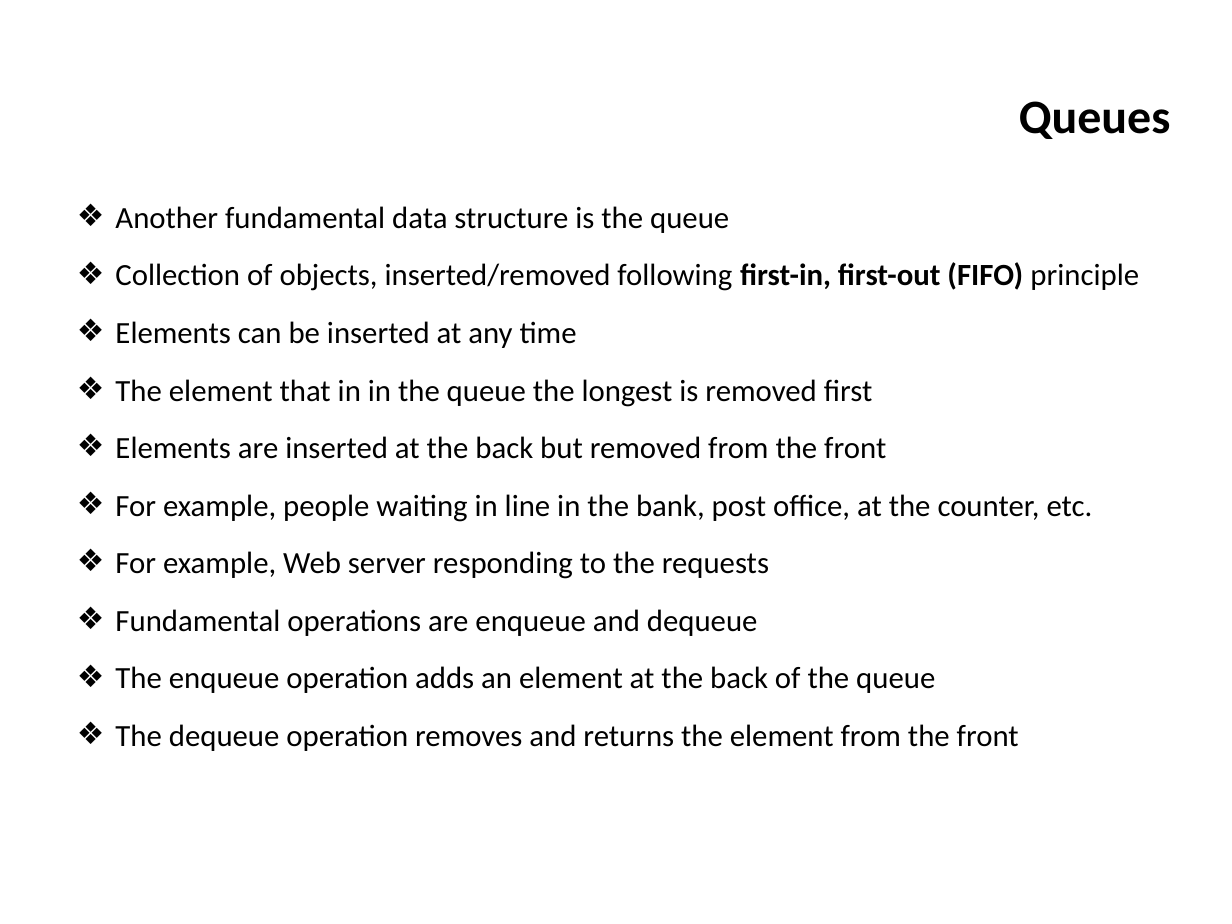
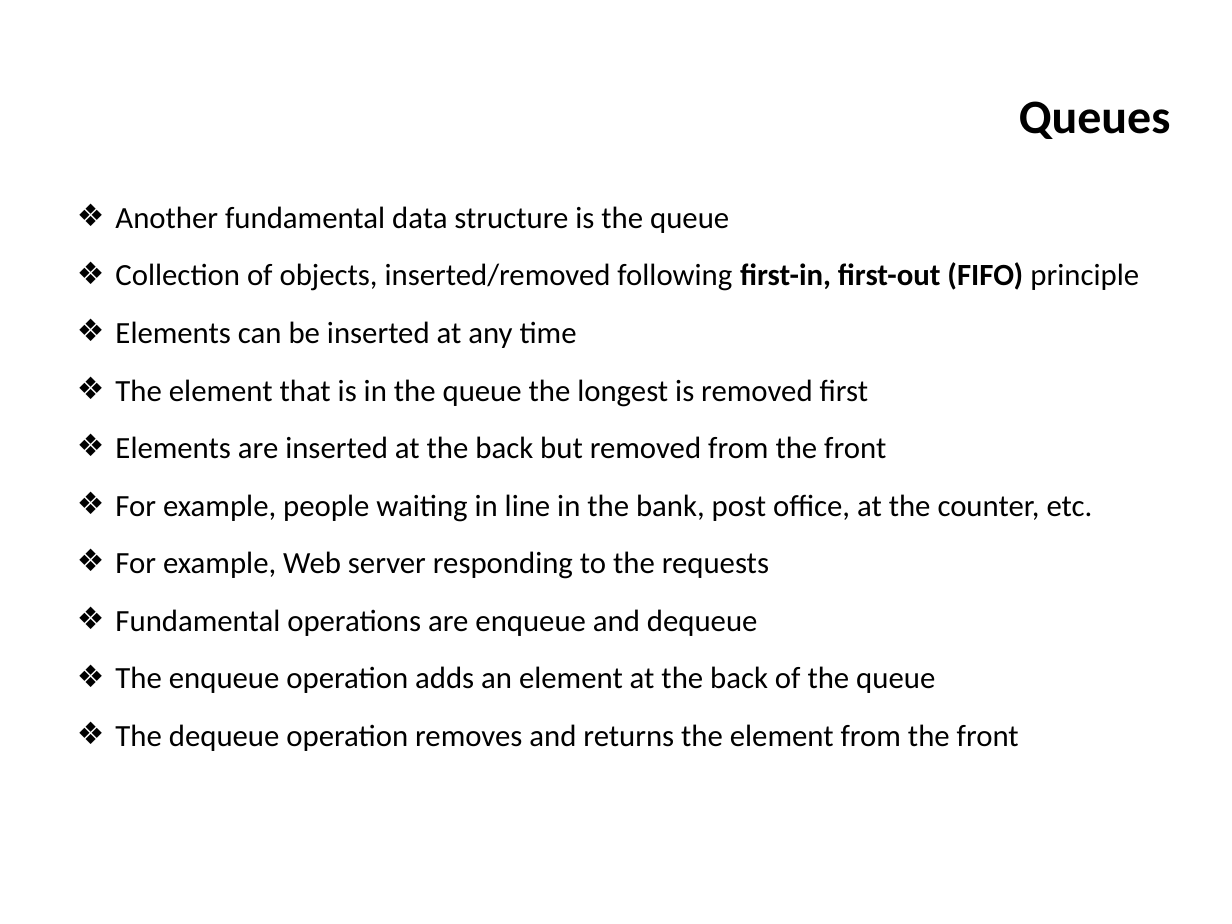
Before and after one commit to ifromm/dsa, a slide deck: slide 49 of slides/unit_3_elementary_ds.pptx. Drawn at 1232x924 pixels with LibreOffice and Linux fonts; fonts in the diff are those of the drawing; background and template pictures are left out. Boxes give left, top, right and bottom in pixels: in the first picture for what was removed or moved away, otherwise in the second. Text is boxed around its words. In the diff, an @@ line names an element or a change of style, - is before the commit and + after.

```diff
--- a/slides/unit_3_elementary_ds.pptx
+++ b/slides/unit_3_elementary_ds.pptx
@@ text at [115,379,869,407]: text changed @@
-❖ The element that in in the queue the longest is removed first
+❖ The element that is in the queue the longest is removed first
```
Also in this commit, not shown: 2 other slides changed, 1 other file.
